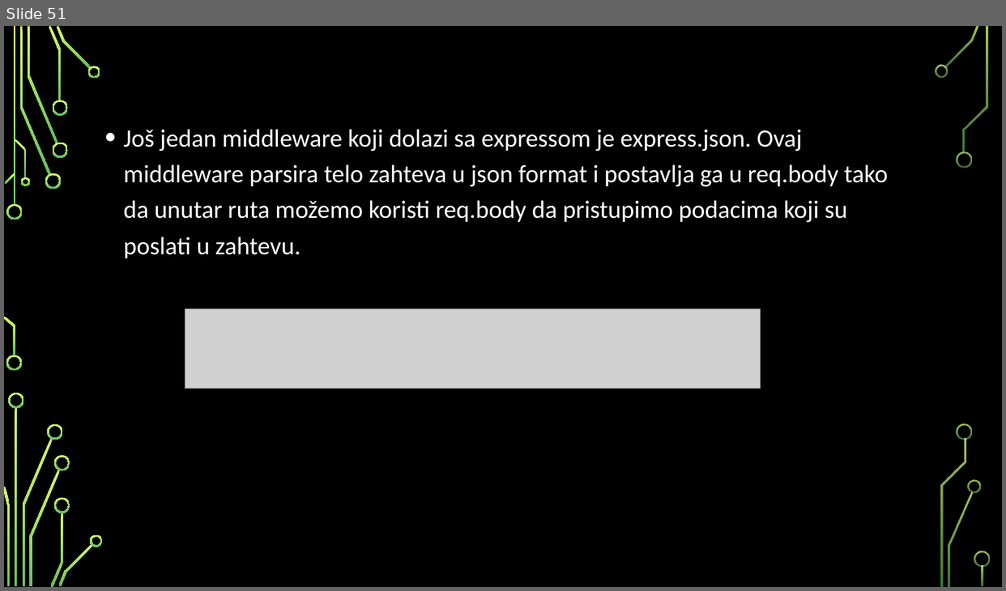
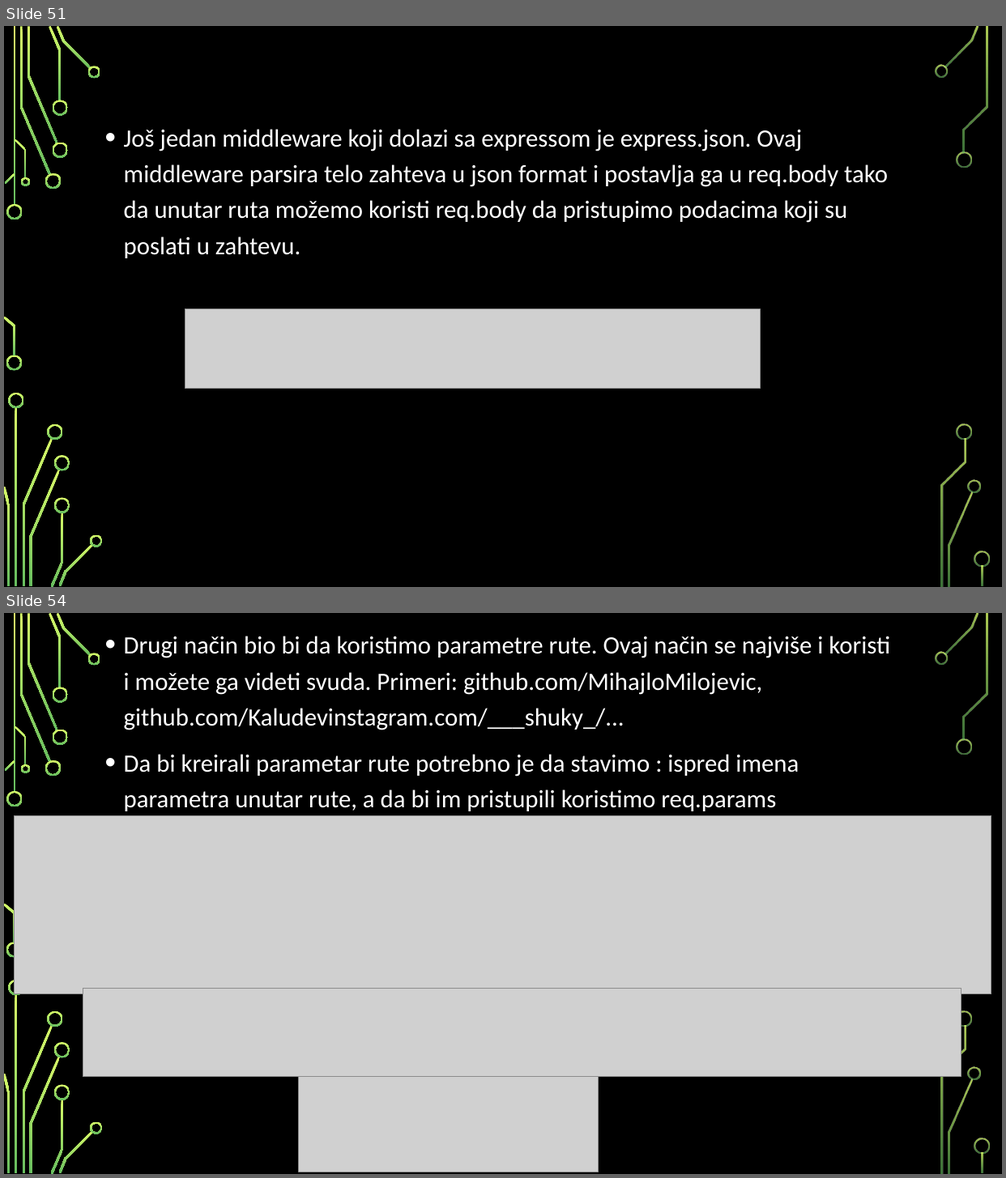
Before and after one commit to MihajloMilojevic/Sekcija, a slide deck: Nodejs/Node.js - prezentacija.pptx. Shown one above the other, each under a label of ours: slide 51 before the commit, slides 51 and 54 after it; the slides between them are not shown. The pictures are 1006x591 and 1006x1178 pixels, drawn with LibreOffice and Linux fonts; fonts in the diff are those of the drawing; grey boxes stand for pictures; background and template pictures are left out. Boxes give left, top, right and bottom in pixels: in the first picture for what was removed or moved away, otherwise in the second. Text is boxed around its words. In the diff, an @@ line names an element or a change of style, - is before the commit and + after.

```diff
--- a/Nodejs/Node.js - prezentacija.pptx
+++ b/Nodejs/Node.js - prezentacija.pptx
@@ slide 54 added at (4,613,1002,1174), background picture (left out); not listed: 36 template elements that a slide beside it also shows @@
@@ text added at (124,636,890,811), 24 pt, text #FFFFFF @@
+• Drugi način bio bi da koristimo parametre rute. Ovaj način se najviše i koristi i možete ga videti svuda. Primeri: github.com/MihajloMilojevic, github.com/Kaludevinstagram.com/___shuky_/...
+• Da bi kreirali parametar rute potrebno je da stavimo : ispred imena parametra unutar rute, a da bi im pristupili koristimo req.params
@@ picture added at (15,815,991,995) @@
@@ picture added at (83,988,961,1077) @@
@@ picture added at (299,1077,599,1172) @@
```
Also in this commit, not shown: 4 other slides added, 5 other files.
